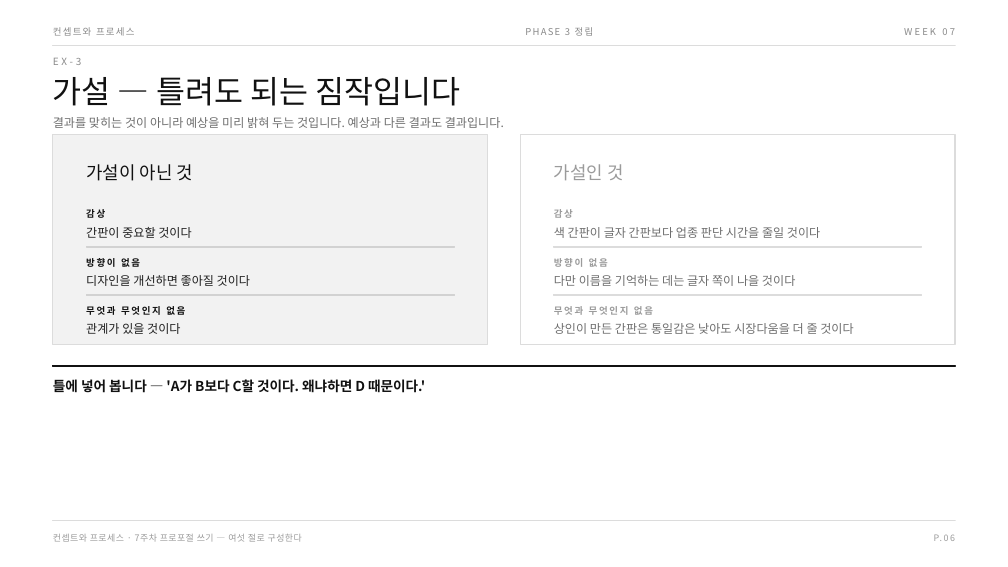
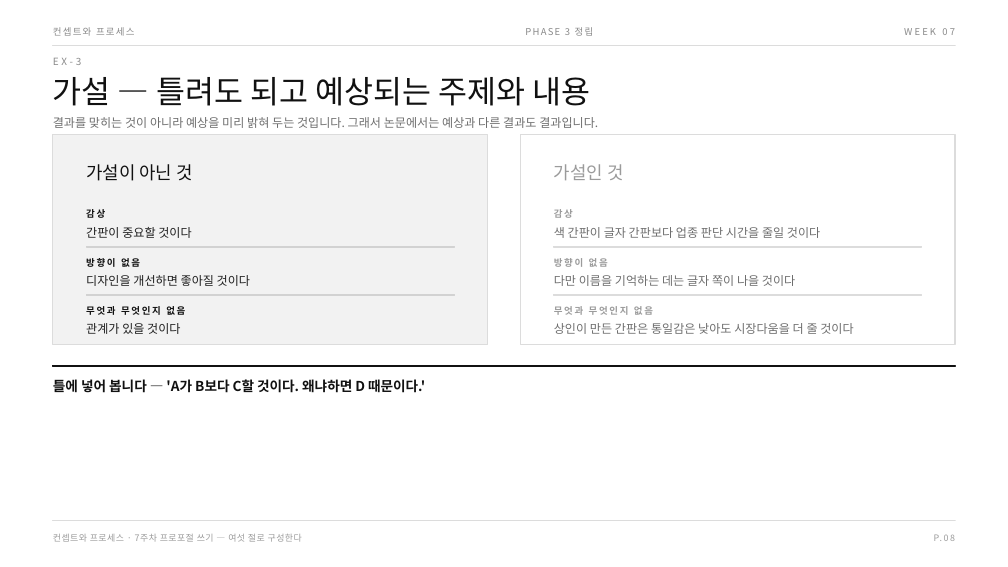
Before and after one commit to design-eng/MIN.D, a slide deck: slide 11 of dist/weeks-대학원/컨셉트와프로세스_07주차_프로포절쓰기.pptx (slide 9 before the commit). Drawn at 1008x567 pixels with LibreOffice and Linux fonts; fonts in the diff are those of the drawing. Boxes give left, top, right and bottom in pixels: in the first picture for what was removed or moved away, otherwise in the second. Text is boxed around its words. In the diff, an @@ line names an element or a change of style, - is before the commit and + after.

```diff
--- a/dist/weeks-대학원/컨셉트와프로세스_07주차_프로포절쓰기.pptx
+++ b/dist/weeks-대학원/컨셉트와프로세스_07주차_프로포절쓰기.pptx
@@ text at <box>53,77,590,106</box>: text changed @@
-가설 — 틀려도 되는 짐작입니다
+가설 — 틀려도 되고 예상되는 주제와 내용
@@ text at <box>53,117,598,128</box>: text changed @@
-결과를 맞히는 것이 아니라 예상을 미리 밝혀 두는 것입니다. 예상과 다른 결과도 결과입니다.
+결과를 맞히는 것이 아니라 예상을 미리 밝혀 두는 것입니다. 그래서 논문에서는 예상과 다른 결과도 결과입니다.
```
Also in this commit, not shown: 15 other slides changed, 2 slides added, 21 other files.
